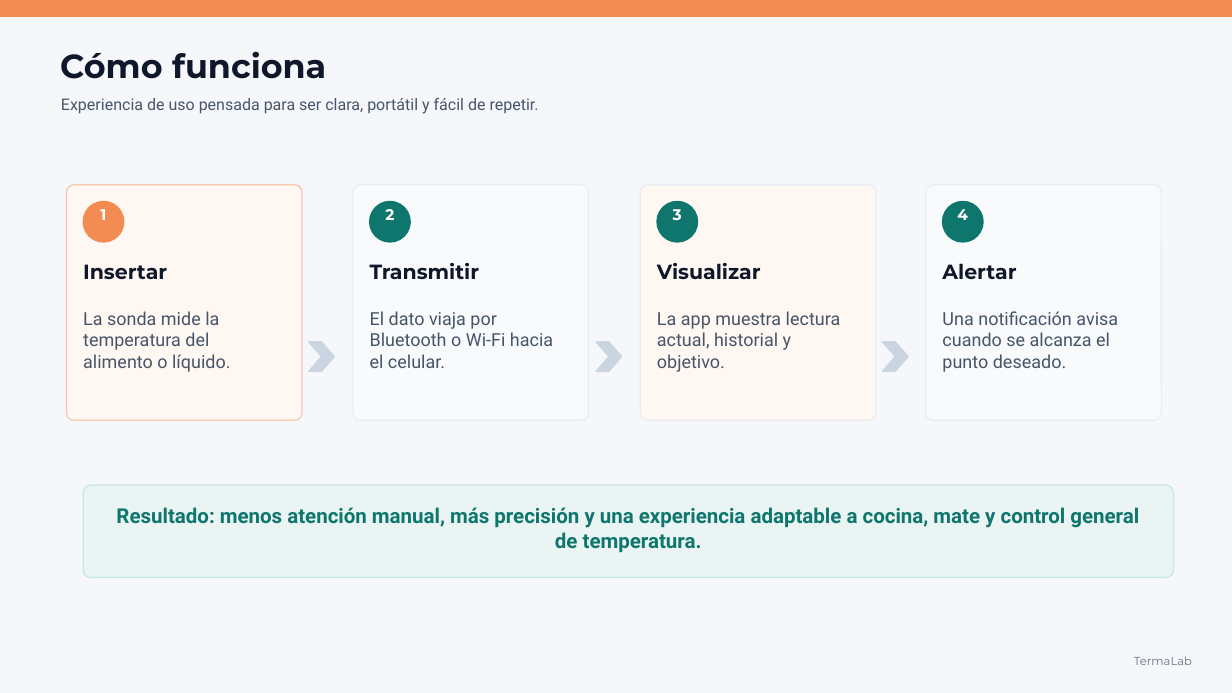
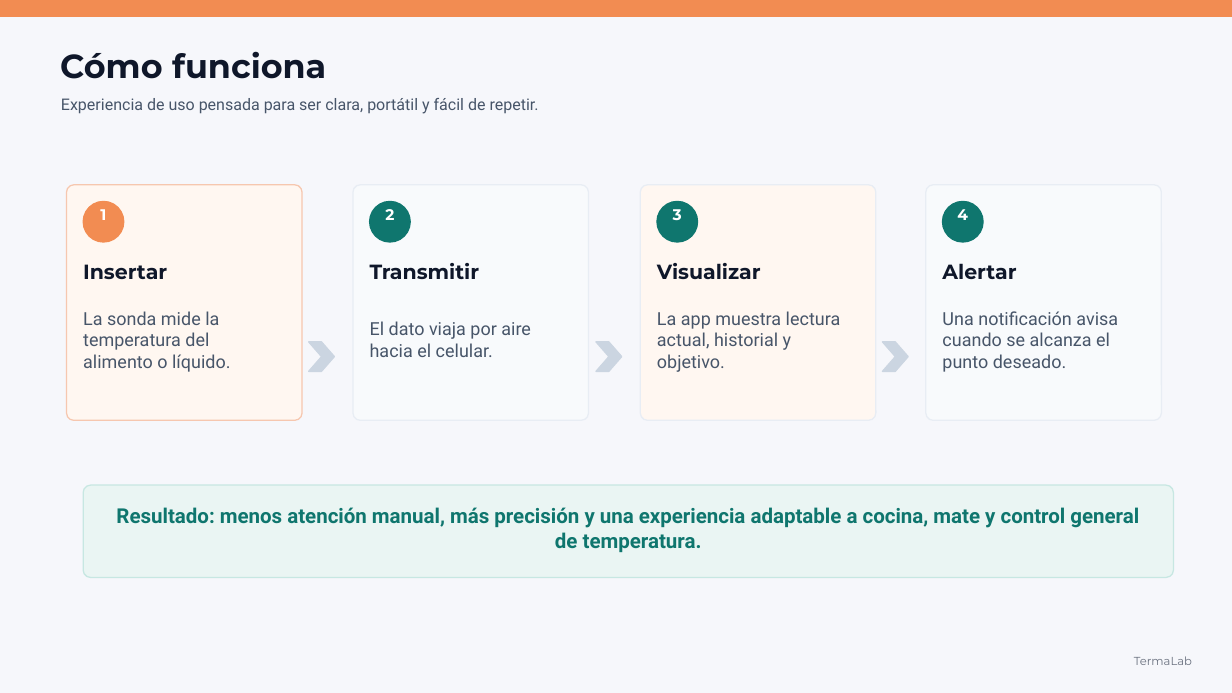
Before and after one commit to Code7C26/TermaLab, a slide deck: slide 4 of assets/TermaLab_Presentacion_Profesional.pptx. Drawn at 1232x693 pixels with LibreOffice and Linux fonts; fonts in the diff are those of the drawing. Boxes give left, top, right and bottom in pixels: in the first picture for what was removed or moved away, otherwise in the second. Text is boxed around its words. In the diff, an @@ line names an element or a change of style, - is before the commit and + after.

```diff
--- a/assets/TermaLab_Presentacion_Profesional.pptx
+++ b/assets/TermaLab_Presentacion_Profesional.pptx
@@ text at box(370, 321, 531, 357): text changed @@
-El dato viaja por Bluetooth o Wi‑Fi hacia el celular.
+El dato viaja por aire hacia el celular.
```
Also in this commit, not shown: 5 other slides changed, 1 other file.
